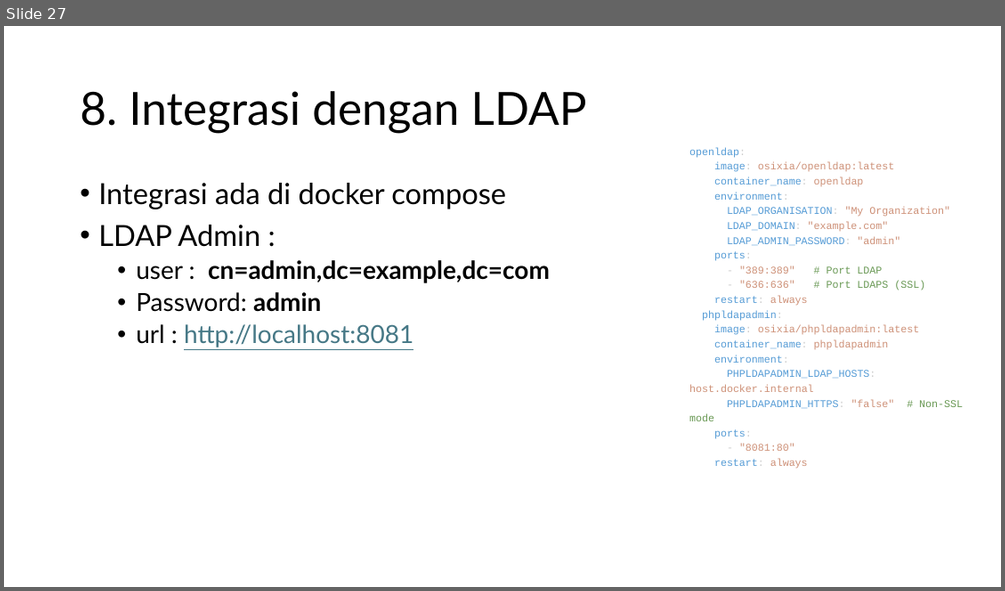
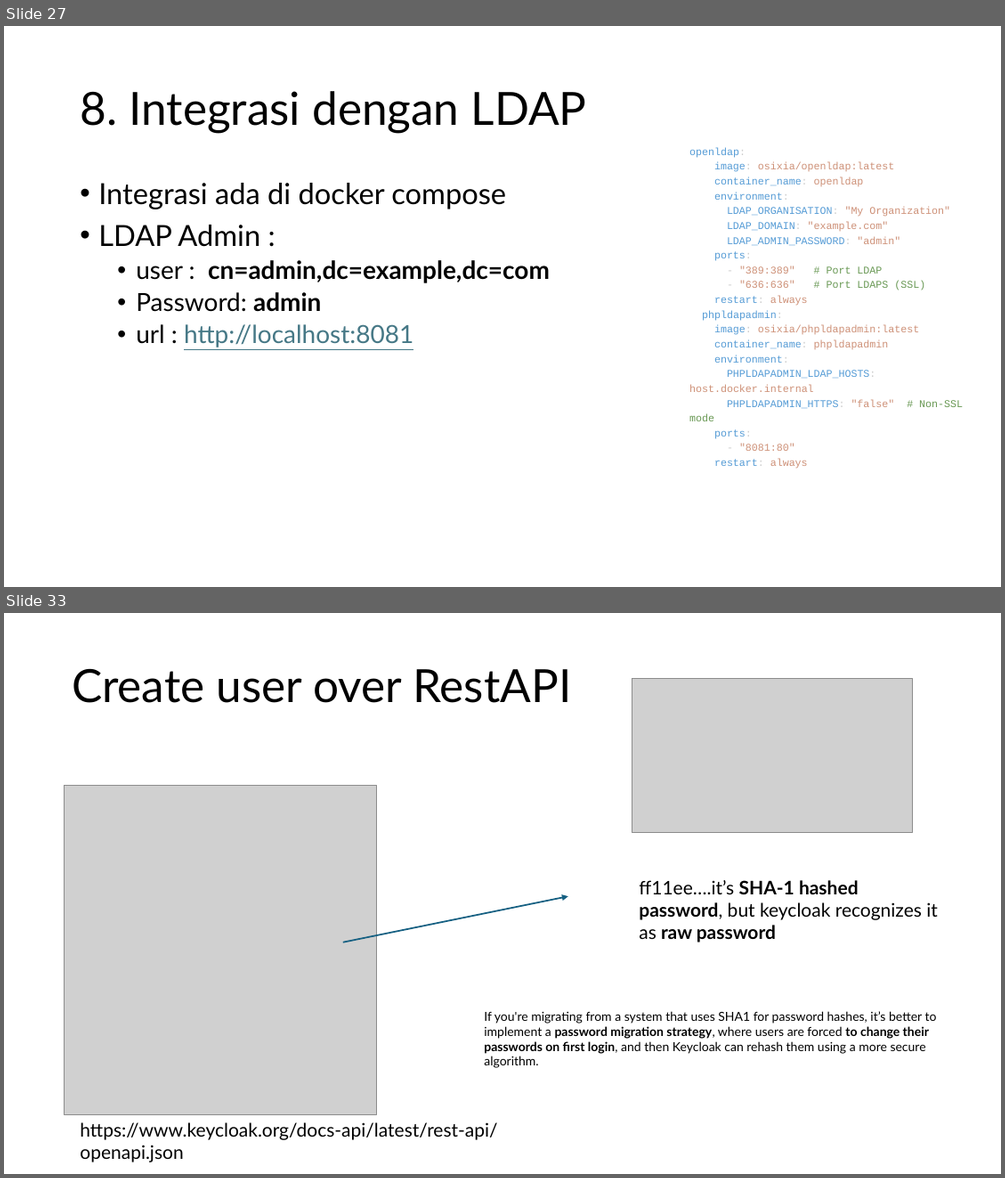
Before and after one commit to koharudin/sso-brin-compose, a slide deck: docs/sso.pptx. Shown one above the other, each under a label of ours: slide 27 before the commit, slides 27 and 33 after it; the slides between them are not shown. The pictures are 1005x591 and 1005x1178 pixels, drawn with LibreOffice and Linux fonts; fonts in the diff are those of the drawing; grey boxes stand for pictures. Boxes give left, top, right and bottom in pixels: in the first picture for what was removed or moved away, otherwise in the second. Text is boxed around its words. In the diff, an @@ line names an element or a change of style, - is before the commit and + after.

```diff
--- a/docs/sso.pptx
+++ b/docs/sso.pptx
@@ slide 33 added at box(4, 613, 1001, 1174), background #FFFFFF @@
@@ title added at box(72, 668, 571, 703), 44 pt, text #000000 @@
+Create user over RestAPI
@@ picture added at box(631, 679, 913, 833) @@
@@ picture added at box(65, 785, 377, 1114) @@
@@ arrow added from (343, 942) to (568, 896), #156082 1.5 pt @@
@@ text added at box(639, 880, 938, 942), 18 pt, text #000000 @@
+ff11ee….it’s SHA-1 hashed password, but keycloak recognizes it as raw password
@@ text added at box(484, 1011, 937, 1068), 12 pt, text #000000 @@
+If you're migrating from a system that uses SHA1 for password hashes, it’s better to implement a password migration strategy, where users are forced to change their passwords on first login, and then Keycloak can rehash them using a more secure algorithm.
@@ text added at box(80, 1122, 497, 1162), 18 pt, text #000000 @@
+https://www.keycloak.org/docs-api/latest/rest-api/openapi.json
```
Also in this commit, not shown: 15 other slides added.
